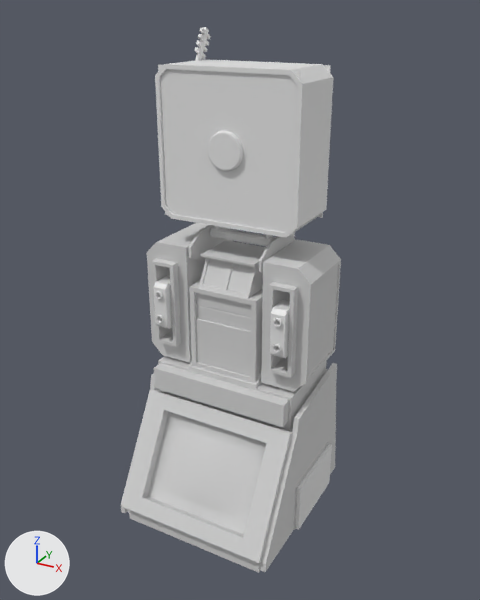
What one commit did to the glTF model Kondion_N/cartons/testgame2/models/fanbot.gltf.
Both versions are drawn from a camera (50 mm lens) standing at (3.64, -6.35, 5.54) and looking at (0.08, 0.13, 2.3). The axes (+X, +Y, +Z) are drawn at lower left. The lights are the same throughout. Where no turn or scale is listed for an object, it has been applied to the vertices. Vertices at the same position are counted once.

The older version as bpy lines, for what is in view:
```python
mat_material = principled_material('Material')
mat_material.base_color = (0.64, 0.64, 0.64)  # light grey #d1d1d1
mat_material.roughness = 1.0
me_fanhead = bpy.data.meshes.new('FanHead')
me_fanhead.from_pydata(...)  # 342 vertices, 694 faces; spans x -0.88..0.88, y -0.44..0.46, z -0.06..2.31
me_fanmain = bpy.data.meshes.new('FanMain')
me_fanmain.from_pydata(...)  # 696 vertices, 1404 faces; spans x -1.09..1.09, y -1.08..1.23, z -0.63..3.09
me_fanmain.materials.append(mat_material)  # light grey #d1d1d1
me_fanrocketl = bpy.data.meshes.new('FanRocketL')
me_fanrocketl.from_pydata(...)  # 122 vertices, 226 faces; spans x -0.497..0.058, y -0.544..0.498, z -0.667..-0.024
me_fanweapon = bpy.data.meshes.new('FanWeapon')
me_fanweapon.from_pydata(...)  # 196 vertices, 384 faces; spans x -0.88..0.88, y -0.33..0.18, z -0.3..0.29
ob_fanhead = bpy.data.objects.new('FanHead', me_fanhead)
ob_fanhead.location = (0.0, 0.35, 3.02)
ob_fanmain = bpy.data.objects.new('FanMain', me_fanmain)
ob_fanmain.location = (0.0, 0.0, 0.0)
ob_fanrocketl = bpy.data.objects.new('FanRocketL', me_fanrocketl)
ob_fanrocketl.parent = ob_fanmain
ob_fanrocketl.location = (1.067, 0.32, 0.14)
ob_fanweapon = bpy.data.objects.new('FanWeapon', me_fanweapon)
ob_fanweapon.location = (0.0, 0.0, 2.19)
# also in view: 'FanGrates' at (0.0, 0.36, 4.12)
```
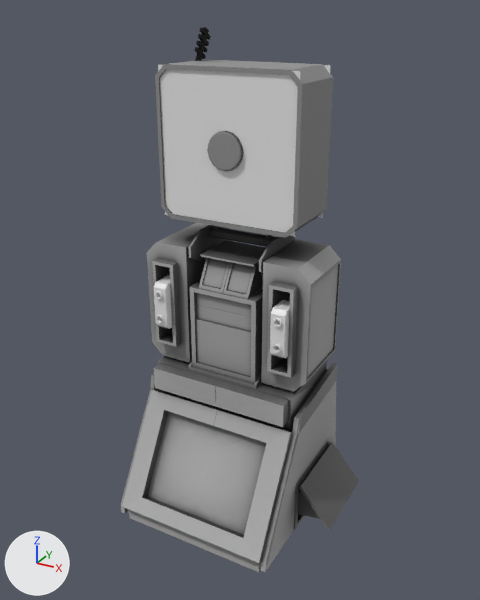
Commit message: [0.1.0B] - It rains fans

The change, as a list of edits to the scene's bpy script:
```text
Add img_lightmap_rockets_png:
    img_lightmap_rockets_png = load_image('lightmap_rockets.png', 'lightmap_rockets.png', 2048, 2048, 'sRGB')
Add img_lightmap_head_png:
    img_lightmap_head_png = load_image('lightmap_head.png', 'lightmap_head.png', 2048, 2048, 'sRGB')
Add img_lightmap5_png:
    img_lightmap5_png = load_image('lightmap5.png', 'lightmap5.png', 2048, 2048, 'sRGB')
Change mat_material:
    where n0 = _N.new('ShaderNodeBsdfPrincipled'); n0.name = 'Principled BSDF'
    remove n0.inputs[0].default_value = (0.64, 0.64, 0.64, 1.0)  # 'Base Color', light grey #d1d1d1
    add n2 = _N.new('ShaderNodeMix'); n2.name = 'Mix'
    add n2.data_type = 'RGBA'
    add n2.blend_type = 'MULTIPLY'
    add n2.inputs[0].default_value = 1.0  # 'Factor'
    add n2.inputs[7].default_value = (0.8, 0.8, 0.8, 1.0)  # 'B', white #e7e7e7
    add n3 = _N.new('ShaderNodeTexImage'); n3.name = 'Image Texture'
    add n3.image = img_lightmap5_png
    add _L.new(n2.outputs[2], n0.inputs[0])  # 'Result' to 'Base Color'
    add _L.new(n3.outputs[0], n2.inputs[6])  # 'Color' to 'A'
Add mat_material_002:
    mat_material_002 = bpy.data.materials.new('Material.002')
    # colours: white #e7e7e7
    # uses the picture img_lightmap_rockets_png
Add mat_material_006:
    mat_material_006 = bpy.data.materials.new('Material.006')
    # colours: white #e7e7e7
    # uses the picture img_lightmap_head_png
Change me_fanhead:
    where me_fanhead.from_pydata(...)  # 342 vertices, 694 faces; spans x -0.88..0.88, y -0.44..0.46, z -0.06..2.31
    used by ob_fanhead; location = (0.0, 0.35, 3.02)
    me_fanhead part 1: texture (UV) coordinates changed
    add me_fanhead.materials.append(mat_material_006)
Change me_fanrocketl:
    used by ob_fanrocketl; parent = ob_fanmain; location = (1.067, 0.32, 0.14)
    remove me_fanrocketl.from_pydata(...)  # 122 vertices, 226 faces; spans x -0.497..0.058, y -0.544..0.498, z -0.667..-0.024
    add me_fanrocketl.from_pydata(...)  # 102 vertices, 170 faces; spans x -0.497..0.058, y -0.544..0.498, z -0.667..-0.024
    me_fanrocketl part 2: 170 faces spanning x -0.497..0.058, y -0.544..0.498, z -0.667..-0.024 switch from no material to mat_material_002
Change ob_fanrocketl:
    ob_fanrocketl.rotation_euler: (0.0, 0.0, 0.0) -> (0.0, -0.698, 0.0)  # degrees (0, 0, 0) -> degrees (0, -40, 0)
```

Where the change shows, as pixel boxes (x1, y1, x2, y2) in the pictures (480 x 600 px):
'FanMain', surface changed
    both: (121, 223, 341, 573)
'FanHead', recoloured, surface changed
    both: (155, 27, 333, 247)
'FanRocketL', reshaped, turned
    before: (296, 444, 332, 530)
    after: (298, 442, 359, 530)
